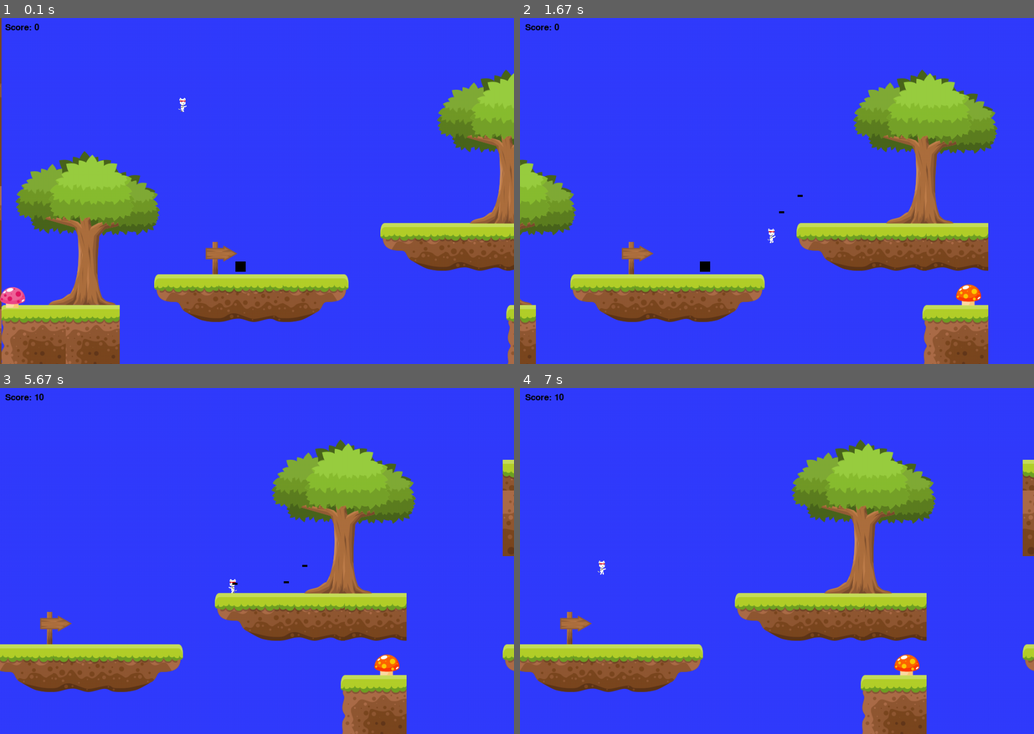
Above: before the commit, frames 1-4 (two rows, left to right).
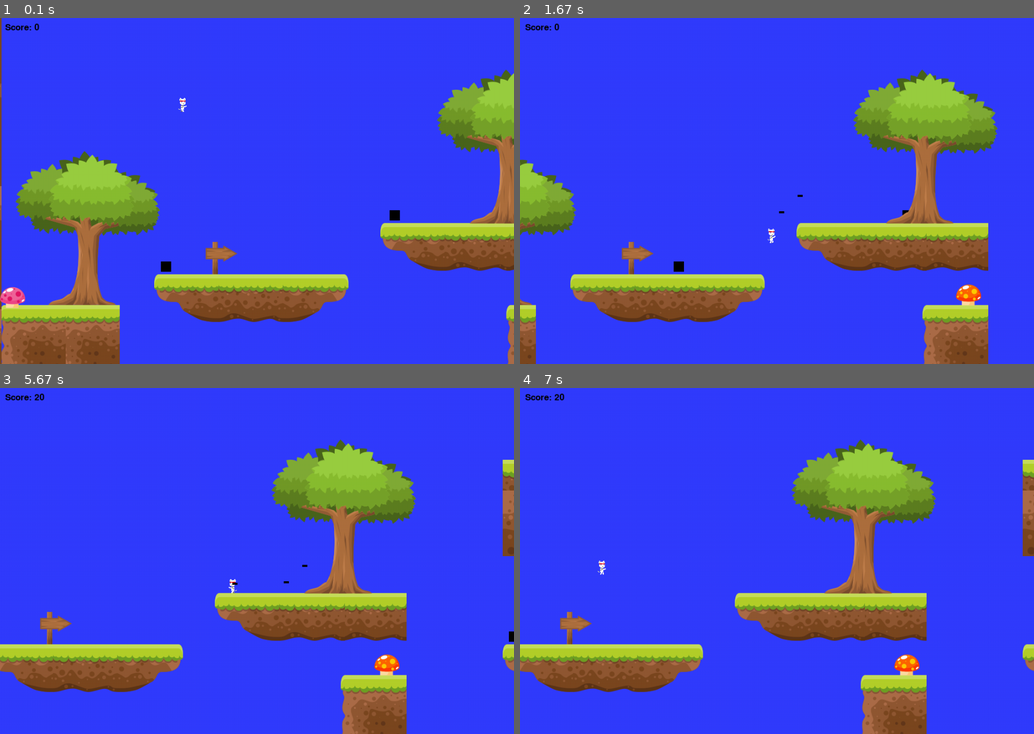
Above: after the commit, the same moments.

Repository: hone1er/Python_platformer
Game: pygame game, started from Pygame/platformer/platformer.py
Two runs of this game, one before a commit and one after it. Both use one fixed random seed, a clock stepped at 60 frames per second and the inputs below.
Inputs:
- Up to frame 1 (0.1 s): no input
- Up to frame 2 (1.67 s): hold Right 0.33-0.8 s; hold Up 0.83-1.13 s; tap Space at 0.9, 1.23, 1.53 s; hold Right 1.17-1.63 s
- Up to frame 3 (5.67 s): hold Left 1.67-2.2 s; tap Space at 1.73, 2.03, 2.3, 2.6, 2.73, 3.13, 3.43, 3.8, 4.1, 4.3, 4.6, 4.8, 5.13, 5.43, 5.63 s; hold Right 2.23-2.63 s; hold Up 2.67-3.03 s; hold Up 3.07-3.7 s; hold Left 3.73-4.2 s; hold Right 4.23-4.7 s; hold Up 4.73-5.03 s; hold Right 5.07-5.53 s; hold Left from 5.57 s (still down)
- Up to frame 4 (7 s): tap Space at 5.93, 6.2, 6.5, 6.63 s; release Left at 6.1 s; hold Left 6.13-6.53 s; hold Up 6.57-6.93 s; hold Right from 6.97 s (still down)

The runs differ from the first frame. In frame 1, 0.2% of the frame differs, in the area x 31-78%, y 55-74%; in frame 2, 0.1%; in frame 3, less than 0.1%; in frame 4, less than 0.1%.

Commit message:
added enemies

Diff:
--- a/Pygame/platformer/characters.py
+++ b/Pygame/platformer/characters.py
@@ -28,6 +28,7 @@
         self.sprite_sheet = sprite
         self.walking_frames_r = images.right_walk(self.sprite_sheet)
         self.walking_frames_l = images.left_walk(self.sprite_sheet)
+        self.jump_frames = images.right_jump(self.sprite_sheet)
         # What direction is the player facing?
         self.direction = "R"
         self.score = 0
@@ -57,9 +58,12 @@
         if self.direction == "R":
             frame = (pos // 30) % len(self.walking_frames_r)
             self.image = self.walking_frames_r[frame].convert_alpha()
-        else:
+        elif self.direction == "L":
             frame = (pos // 30) % len(self.walking_frames_l)
             self.image = self.walking_frames_l[frame].convert_alpha()
+
+
+
 
         # See if we hit anything
         block_hit_list = pygame.sprite.spritecollide(self, self.level.platform_list, False)
@@ -99,8 +103,7 @@
                 self.score -= 25
             if self.score < 25:
                 self.score = 0
-            if self.rect.right -2 == enemy.rect.left:
-                self.change_x -= 2
+
 
         coin_hit_list = pygame.sprite.spritecollide(self, self.level.collectable_list, True)
         for coin in coin_hit_list:
@@ -117,7 +120,6 @@
         # See if we are on the ground.
         if self.rect.y >= constants.SCREEN_HEIGHT - self.rect.height and self.change_y >= 0:
             self.change_y = self.rect.height
-
 
 
     def jump(self):
@@ -136,12 +138,14 @@
         platform_side_hit_list_l = pygame.sprite.spritecollide(self, self.level.platform_list, False)
         self.rect.x += 2
 
+
         # If it is ok to jump, set our speed upwards
         if len(platform_hit_list) > 0 or self.rect.bottom >= constants.SCREEN_HEIGHT:
             self.change_y = -10
             self.r_jump = 0
             self.l_jump = 0
 
+
         # wall jump
         if len(platform_side_hit_list_r) > 0 and self.r_jump == 0 or self.rect.bottom >= constants.SCREEN_HEIGHT:
 
@@ -155,6 +159,7 @@
             self.change_y = -10
             self.l_jump += 1
             self.r_jump = 0
+
 
 
     # Player-controlled movement:
--- a/Pygame/platformer/images.py
+++ b/Pygame/platformer/images.py
@@ -36,7 +36,11 @@
         jump_frames_r.append(image)
         a += 64
     return jump_frames_r
+
+
+def attack(sprite_sheet):
+
     pass
 
-def attack(sprite_sheet):
+def dead(sprite_sheet):
     pass
--- a/Pygame/platformer/levels.py
+++ b/Pygame/platformer/levels.py
@@ -98,6 +98,12 @@
 
         self.level_limit = -2000
 
+        crony = Enemy(305, 475, 20, 20, 600)
+        crony1 = Enemy(750, 375, 20, 20, 1075)
+        crony2 = Enemy(1310, 475, 20, 20, 1650)
+        self.enemy_list.add(crony)
+        self.enemy_list.add(crony1)
+        self.enemy_list.add(crony2)
         # Array with width, height, x, and y of platform. Tile Dictionary values
         ground_tiles = [[210, 70, 105, 560],
 
@@ -234,6 +240,7 @@
 
         self.level_limit = -1000
 
+
         # Array with type of platform, and x, y location of the platform.
         left_tiles = [[210, 30, 0, 570],
                       [210, 30, 400, 420],
--- a/Pygame/platformer/platformer.py
+++ b/Pygame/platformer/platformer.py
@@ -21,7 +21,7 @@
 
         pygame.display.set_caption("Side-scrolling Platformer")
 
-        crony = Enemy(450, 475, 20, 20, 600)
+
         # Create the player
         player = Player(SpriteSheet('catman.png'))
         # Create all the levels
@@ -37,7 +37,6 @@
 
         active_sprite_list = pygame.sprite.Group()
         player.level = current_level
-        player.level.enemy_list.add(crony)
         player.rect.x = 340
         player.rect.y = constants.SCREEN_HEIGHT - player.rect.height - 500
         active_sprite_list.add(player)
@@ -112,8 +111,6 @@
                     player.score += 10
 
 
-
-
             # If the player gets near the right side, shift the world left (-x)
             if player.rect.right >= 500:
                 diff = player.rect.right - 500
@@ -171,7 +168,6 @@
 
             # Go ahead and update the screen with what we've drawn.
             pygame.display.update()
-            print(crony.rect.left)
 
         # Be IDLE friendly. If you forget this line, the program will 'hang'
         # on exit.
